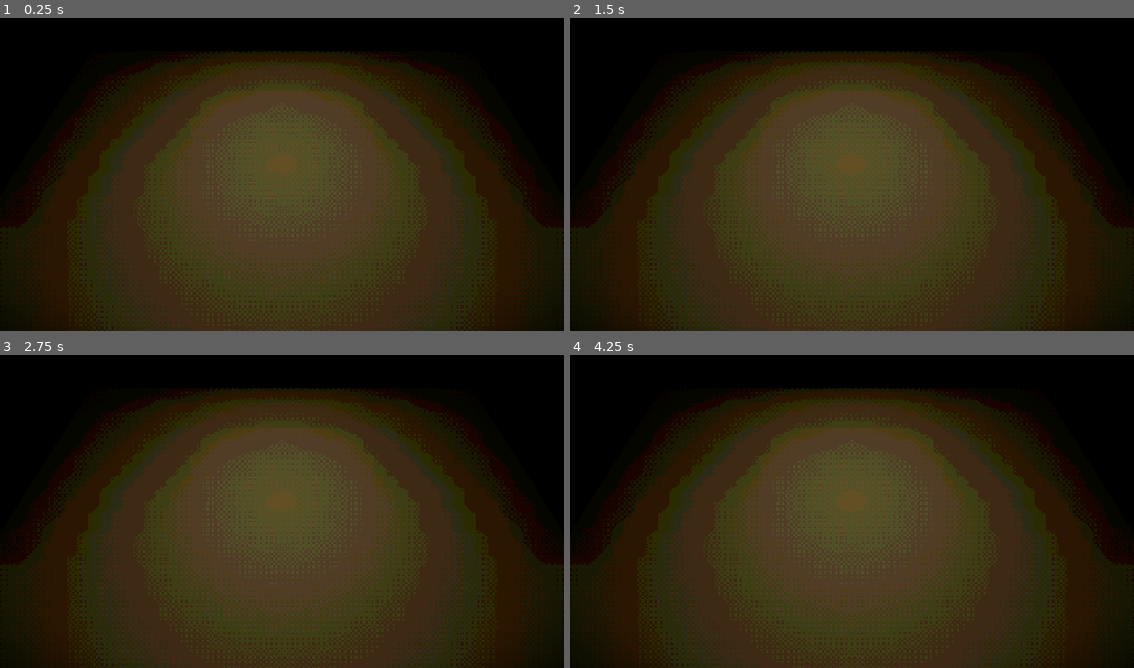
Above: before the commit, frames 1-4 (two rows, left to right).
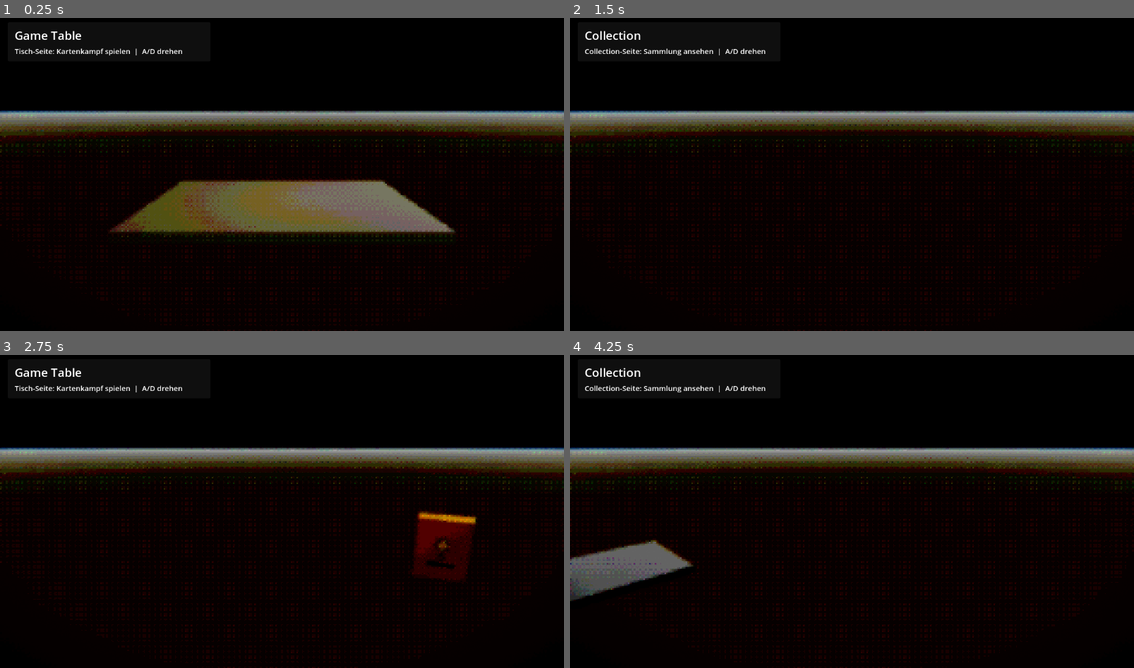
Above: after the commit, the same moments.

Repository: Zwiebelonkel/DarkestCards3D
Game: Godot game, scene res://scenes/main/Main.tscn
The game is run twice, just before and just after one commit, with the same random seed, the same clock (stepped at 60 frames per second) and the same inputs. Before the commit the project starts from res://scenes/table/GameTable.tscn.
Inputs (mouse positions are in pixels of both pictures, inside the frame that each line leads up to):
- Up to frame 1 (0.25 s): no input
- Up to frame 2 (1.5 s): move the mouse to (976, 155) at 0.52 s; hold D 0.53-1.25 s; click (976, 155) at 0.67 s; drag from (739, 187) to (823, 237) at 1.27 s
- Up to frame 3 (2.75 s): tap Enter at 2 s; move the mouse to (338, 439) at 2.02 s; hold D from 2.03 s (still down)
- Up to frame 4 (4.25 s): release D at 2.75 s; drag from (823, 574) to (682, 461) at 2.77 s; tap Space at 3.5 s; move the mouse to (1021, 558) at 3.52 s; hold A from 3.53 s (still down)

The runs differ from the first frame. In frame 1, 66% of the frame differs, in the area x 0-100%, y 4-100%; in frame 2, 69%; in frame 3, 69%; in frame 4, 70%.

Commit message:
Add rotatable 3D main scene

Diff:
--- a/project.godot
+++ b/project.godot
@@ -11,7 +11,7 @@
 [application]
 
 config/name="DarkestCards"
-run/main_scene="uid://dcp3rwdcgfp5j"
+run/main_scene="res://scenes/main/Main.tscn"
 config/features=PackedStringArray("4.4", "Forward Plus")
 config/icon="res://icon.svg"
 
--- a/scenes/main/Main.tscn
+++ b/scenes/main/Main.tscn
@@ -1,3 +1,102 @@
-[gd_scene format=3 uid="uid://hsfn8ypja21m"]
+[gd_scene load_steps=9 format=3 uid="uid://hsfn8ypja21m"]
 
-[node name="Main" type="Node"]
+[ext_resource type="Script" path="res://scripts/main/Main.gd" id="1_main"]
+[ext_resource type="PackedScene" uid="uid://dcp3rwdcgfp5j" path="res://scenes/table/GameTable.tscn" id="2_table"]
+[ext_resource type="PackedScene" uid="uid://sbiyjx808dkn" path="res://scenes/ui/PackOpeningScreen.tscn" id="3_pack"]
+[ext_resource type="PackedScene" uid="uid://cvxblkstddw2n" path="res://scenes/ui/CollectionScreen.tscn" id="4_collection"]
+
+[sub_resource type="ProceduralSkyMaterial" id="ProceduralSkyMaterial_main"]
+sky_top_color = Color(0.015, 0.01, 0.024, 1)
+sky_horizon_color = Color(0.12, 0.04, 0.08, 1)
+
+[sub_resource type="Sky" id="Sky_main"]
+sky_material = SubResource("ProceduralSkyMaterial_main")
+
+[sub_resource type="Environment" id="Environment_main"]
+background_mode = 2
+sky = SubResource("Sky_main")
+ambient_light_source = 2
+ambient_light_color = Color(0.22, 0.18, 0.24, 1)
+ambient_light_energy = 0.5
+glow_enabled = true
+glow_intensity = 1.2
+glow_strength = 0.55
+
+[sub_resource type="StandardMaterial3D" id="Mat_empty"]
+albedo_color = Color(0.08, 0.06, 0.09, 1)
+roughness = 0.85
+
+[sub_resource type="BoxMesh" id="Box_empty"]
+size = Vector3(5, 0.15, 3)
+
+[node name="Main" type="Node3D"]
+script = ExtResource("1_main")
+
+[node name="WorldEnvironment" type="WorldEnvironment" parent="."]
+environment = SubResource("Environment_main")
+
+[node name="CameraPivot" type="Node3D" parent="."]
+
+[node name="Camera3D" type="Camera3D" parent="CameraPivot"]
+transform = Transform3D(1, 0, 0, 0, 0.978148, 0.207912, 0, -0.207912, 0.978148, 0, 2.05, 0)
+current = true
+fov = 58.0
+
+[node name="ScenePivot" type="Node3D" parent="."]
+
+[node name="GameTable" parent="ScenePivot" instance=ExtResource("2_table")]
+transform = Transform3D(0.72, 0, 0, 0, 0.72, 0, 0, 0, 0.72, 0, 0, -6.2)
+
+[node name="PackOpeningScreen" parent="ScenePivot" instance=ExtResource("3_pack")]
+transform = Transform3D(-3.14722e-08, 0, 0.72, 0, 0.72, 0, -0.72, 0, -3.14722e-08, -6.2, 0, 0)
+
+[node name="CollectionScreen" parent="ScenePivot" instance=ExtResource("4_collection")]
+transform = Transform3D(-0.72, 0, -6.29444e-08, 0, 0.72, 0, 6.29444e-08, 0, -0.72, 0, 0, 6.2)
+
+[node name="EmptySide" type="Node3D" parent="ScenePivot"]
+transform = Transform3D(-3.14722e-08, 0, -0.72, 0, 0.72, 0, 0.72, 0, -3.14722e-08, 6.2, 0, 0)
+
+[node name="Placeholder" type="MeshInstance3D" parent="ScenePivot/EmptySide"]
+material_override = SubResource("Mat_empty")
+mesh = SubResource("Box_empty")
+
+[node name="EmptyLabel" type="Label3D" parent="ScenePivot/EmptySide"]
+transform = Transform3D(0.018, 0, 0, 0, 0.018, 0, 0, 0, 0.018, 0, 0.55, 0)
+text = "FREIE SEITE"
+font_size = 38
+outline_size = 8
+
+[node name="KeyLight" type="DirectionalLight3D" parent="."]
+transform = Transform3D(0.707107, -0.353553, 0.612372, 0, 0.866025, 0.5, -0.707107, -0.353553, 0.612372, 0, 4, 0)
+light_energy = 2.0
+
+[node name="HUD" type="CanvasLayer" parent="."]
+layer = 30
+
+[node name="Panel" type="PanelContainer" parent="HUD"]
+offset_left = 16.0
+offset_top = 16.0
+offset_right = 430.0
+offset_bottom = 94.0
+
+[node name="MarginContainer" type="MarginContainer" parent="HUD/Panel"]
+layout_mode = 2
+theme_override_constants/margin_left = 14
+theme_override_constants/margin_top = 10
+theme_override_constants/margin_right = 14
+theme_override_constants/margin_bottom = 10
+
+[node name="VBoxContainer" type="VBoxContainer" parent="HUD/Panel/MarginContainer"]
+layout_mode = 2
+
+[node name="SideLabel" type="Label" parent="HUD/Panel/MarginContainer/VBoxContainer"]
+unique_name_in_owner = true
+layout_mode = 2
+text = "Game Table"
+theme_override_font_sizes/font_size = 24
+
+[node name="HintLabel" type="Label" parent="HUD/Panel/MarginContainer/VBoxContainer"]
+unique_name_in_owner = true
+layout_mode = 2
+text = "A/D drehen"
+theme_override_font_sizes/font_size = 15
--- /dev/null
+++ b/scripts/main/Main.gd
@@ -0,0 +1,84 @@
+extends Node3D
+class_name MainScene
+
+const SIDE_COUNT := 4
+const SIDE_NAMES := [
+	"Game Table",
+	"Pack Opening",
+	"Collection",
+	"Leere Seite",
+]
+const SIDE_HINTS := [
+	"Tisch-Seite: Kartenkampf spielen",
+	"Pack-Seite: PackTop ziehen und Karten öffnen",
+	"Collection-Seite: Sammlung ansehen",
+	"Diese Seite bleibt frei",
+]
+
+@export var rotation_step_degrees := 90.0
+@export var rotation_duration := 0.45
+@export var keyboard_turn_cooldown := 0.12
+
+@onready var scene_pivot: Node3D = $ScenePivot
+@onready var camera_pivot: Node3D = $CameraPivot
+@onready var side_label: Label = %SideLabel
+@onready var hint_label: Label = %HintLabel
+
+var _active_side := 0
+var _is_turning := false
+var _turn_cooldown_left := 0.0
+
+
+func _ready() -> void:
+	_disable_embedded_scene_controls()
+	_update_labels()
+
+
+func _process(delta: float) -> void:
+	_turn_cooldown_left = maxf(_turn_cooldown_left - delta, 0.0)
+
+	if _is_turning or _turn_cooldown_left > 0.0:
+		return
+
+	if Input.is_key_pressed(KEY_A):
+		_turn_to_side(-1)
+	elif Input.is_key_pressed(KEY_D):
+		_turn_to_side(1)
+
+
+func _turn_to_side(direction: int) -> void:
+	_is_turning = true
+	_turn_cooldown_left = keyboard_turn_cooldown
+	_active_side = posmod(_active_side + direction, SIDE_COUNT)
+	_update_labels()
+
+	var target_rotation := Vector3(0.0, deg_to_rad(rotation_step_degrees * float(_active_side)), 0.0)
+	var tween := create_tween()
+	tween.tween_property(camera_pivot, "rotation", target_rotation, rotation_duration).set_trans(Tween.TRANS_CUBIC).set_ease(Tween.EASE_IN_OUT)
+	await tween.finished
+	_is_turning = false
+
+
+func _update_labels() -> void:
+	side_label.text = SIDE_NAMES[_active_side]
+	hint_label.text = SIDE_HINTS[_active_side] + "  |  A/D drehen"
+
+
+func _disable_embedded_scene_controls() -> void:
+	for child in scene_pivot.get_children():
+		_disable_embedded_scene_controls_recursive(child)
+
+
+func _disable_embedded_scene_controls_recursive(node: Node) -> void:
+	if node is Camera3D:
+		(node as Camera3D).current = false
+	if node is AudioListener3D:
+		(node as AudioListener3D).current = false
+	if node is WorldEnvironment:
+		(node as WorldEnvironment).environment = null
+	if node is MenuNavigation:
+		(node as MenuNavigation).visible = false
+		(node as MenuNavigation).process_mode = Node.PROCESS_MODE_DISABLED
+
+	for child in node.get_children():
+		_disable_embedded_scene_controls_recursive(child)
--- a/scripts/ui/MainMenu.gd
+++ b/scripts/ui/MainMenu.gd
@@ -1,9 +1,10 @@
 extends Control
 class_name MainMenu
 
-const PACK_OPENING_SCENE := "res://scenes/ui/PackOpeningScreen.tscn"
-const COLLECTION_SCENE := "res://scenes/ui/CollectionScreen.tscn"
-const GAME_TABLE_SCENE := "res://scenes/table/GameTable.tscn"
+const MAIN_SCENE := "res://scenes/main/Main.tscn"
+const PACK_OPENING_SCENE := MAIN_SCENE
+const COLLECTION_SCENE := MAIN_SCENE
+const GAME_TABLE_SCENE := MAIN_SCENE
 
 @onready var pack_opening_button: Button = %PackOpeningButton
 @onready var collection_button: Button = %CollectionButton
